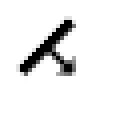
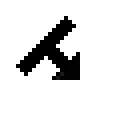
The second 128px x 128px image is a revision of the first. Changes to its layers:
painted on "Pan east" over [16, 16, 80, 80]
